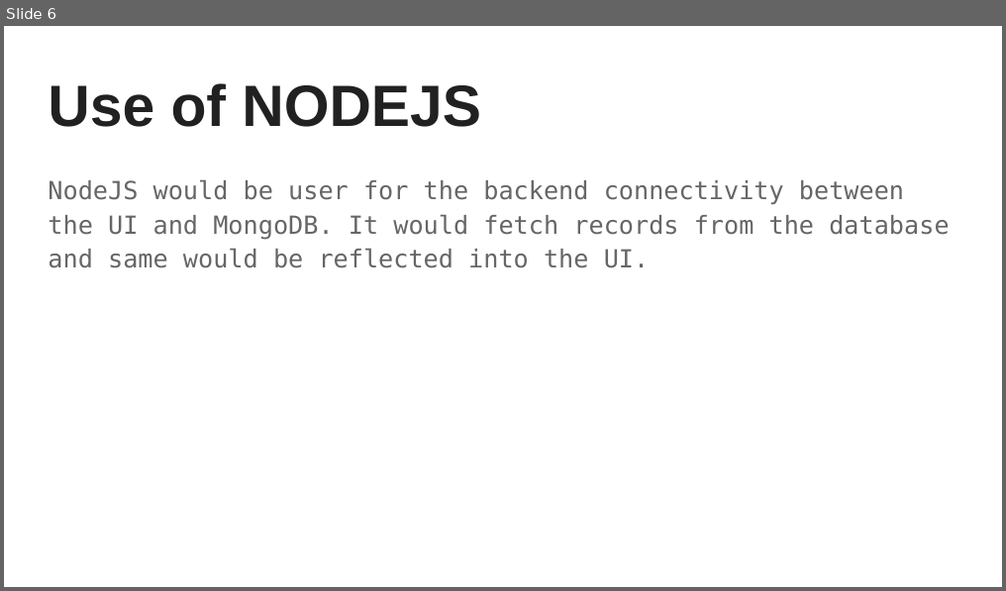
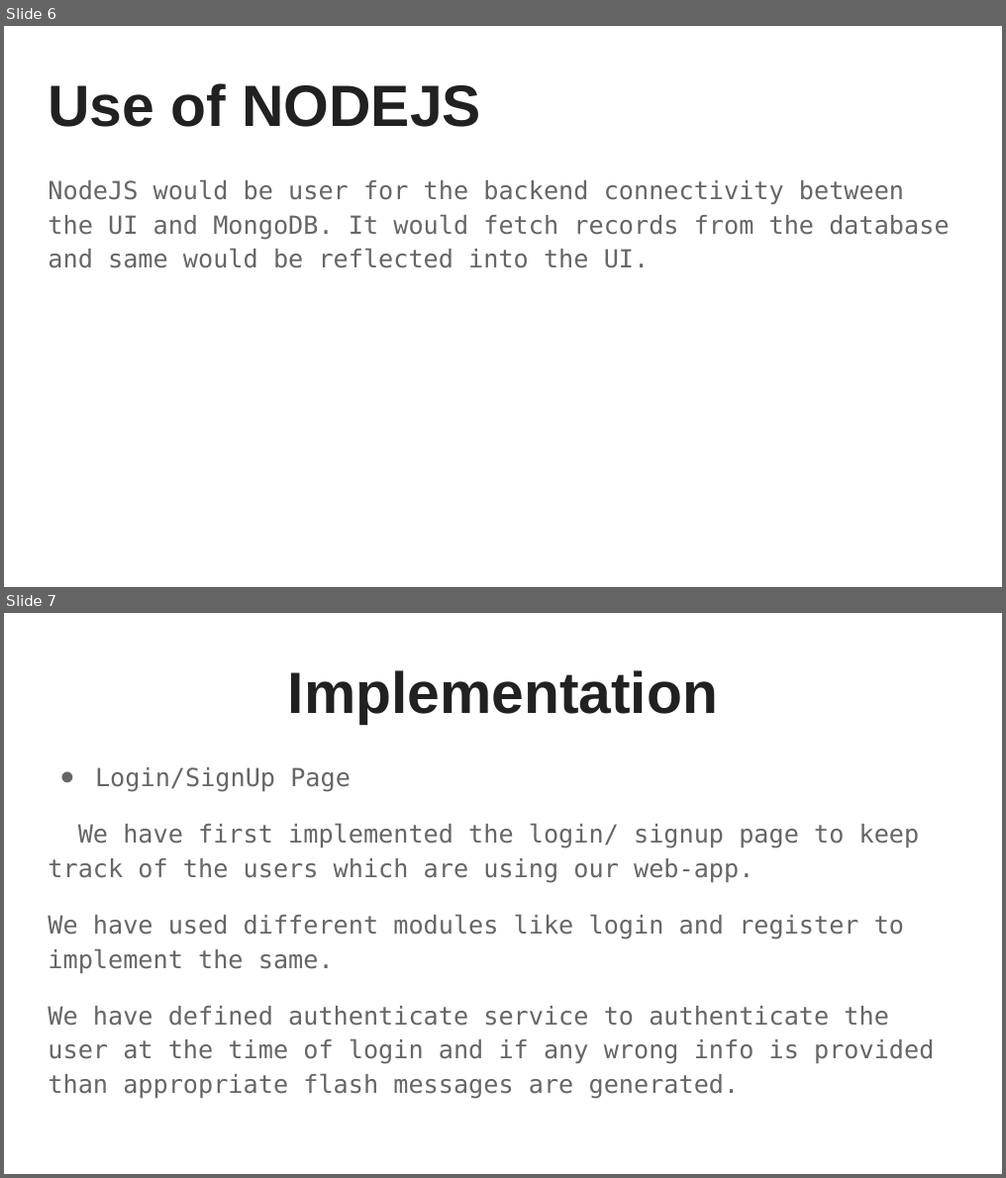
Before and after one commit to SKAUL05/Daily-Expense-Manager, a slide deck: Daily Expense Manager Using MEAN Stack.pptx. Shown one above the other, each under a label of ours: slide 6 before the commit, slides 6 and 7 after it. The pictures are 1006x591 and 1006x1178 pixels, drawn with LibreOffice and Linux fonts; fonts in the diff are those of the drawing. Boxes give left, top, right and bottom in pixels: in the first picture for what was removed or moved away, otherwise in the second. Text is boxed around its words. In the diff, an @@ line names an element or a change of style, - is before the commit and + after.

Commit message:
Presentation Updated

```diff
--- a/Daily Expense Manager Using MEAN Stack.pptx
+++ b/Daily Expense Manager Using MEAN Stack.pptx
@@ slide 7 added at <box>4,613,1002,1174</box>, background #FFFFFF @@
@@ title added at <box>288,670,718,724</box>, 42 pt, text #212121, bold @@
+Implementation
@@ text added at <box>48,767,934,1099</box>, 18 pt, text #666666 @@
+● Login/SignUp Page
+We have first implemented the login/ signup page to keep track of the users which are using our web-app.
+We have used different modules like login and register to implement the same.
+We have defined authenticate service to authenticate the user at the time of login and if any wrong info is provided than appropriate flash messages are generated.
```
Also in this commit, not shown: 6 other slides added.
